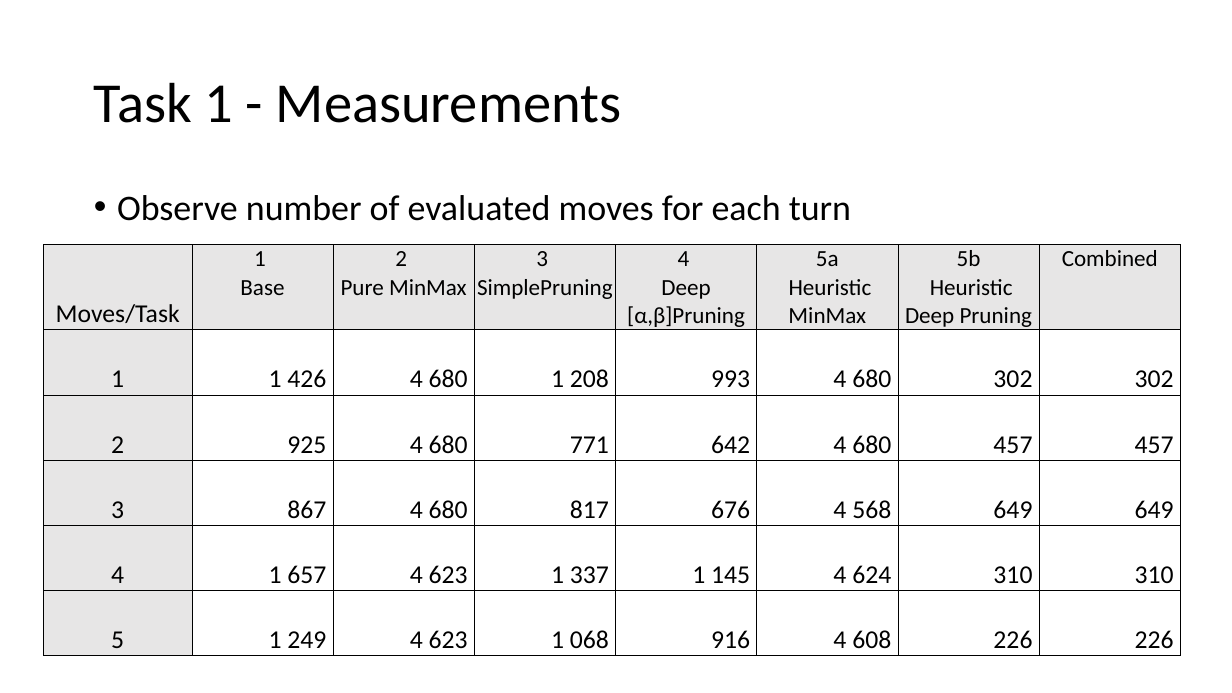
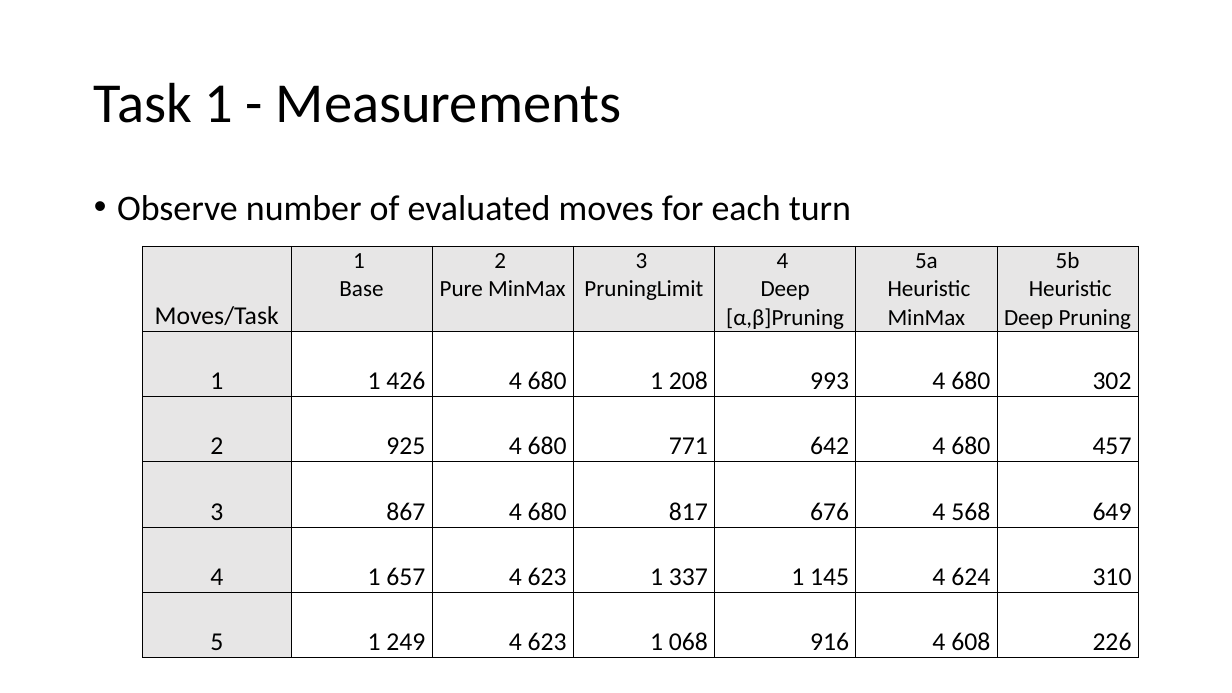
Before and after one commit to XaverB/connect-four, a slide deck: slide 24 of doc/ConnectFourPresentationDraft.pptx. Drawn at 1232x693 pixels with LibreOffice and Linux fonts; fonts in the diff are those of the drawing. Boxes give left, top, right and bottom in pixels: in the first picture for what was removed or moved away, otherwise in the second. Text is boxed around its words. In the diff, an @@ line names an element or a change of style, - is before the commit and + after.

Commit message:
Update PPTX

```diff
--- a/doc/ConnectFourPresentationDraft.pptx
+++ b/doc/ConnectFourPresentationDraft.pptx
@@ table at (142, 246, 1139, 656) @@
-column 4, row 1: 3 / SimplePruning
+column 4, row 1: 3 / PruningLimit
-column 8: Combined | 302 | 457 | 649 | 310 | 226
@@ table: place and size @@
-table at (43, 244, 1181, 654)
+table at (142, 246, 1139, 656)
```
Also in this commit, not shown: 3 other slides changed, 1 slide added.
